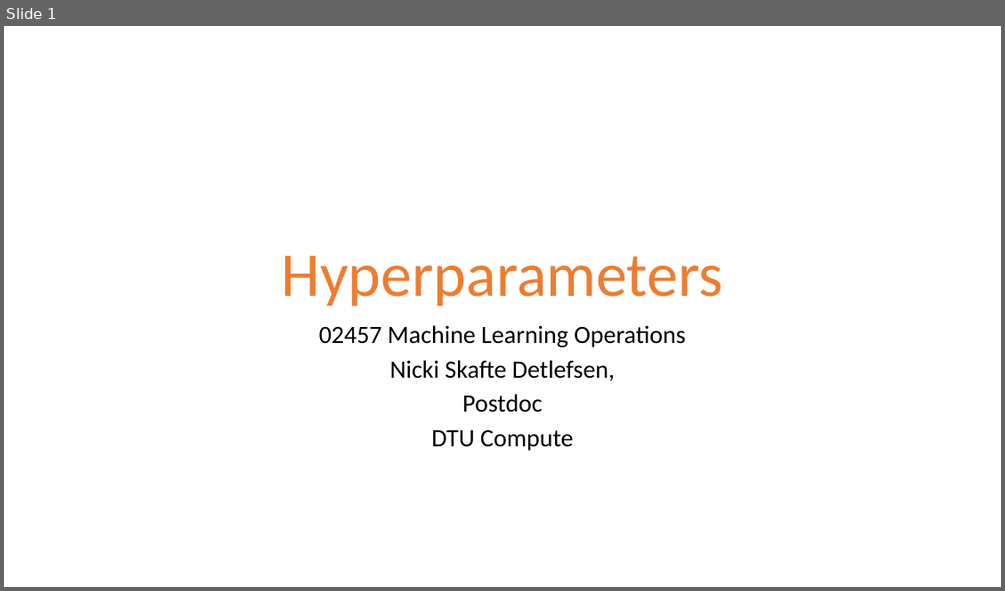
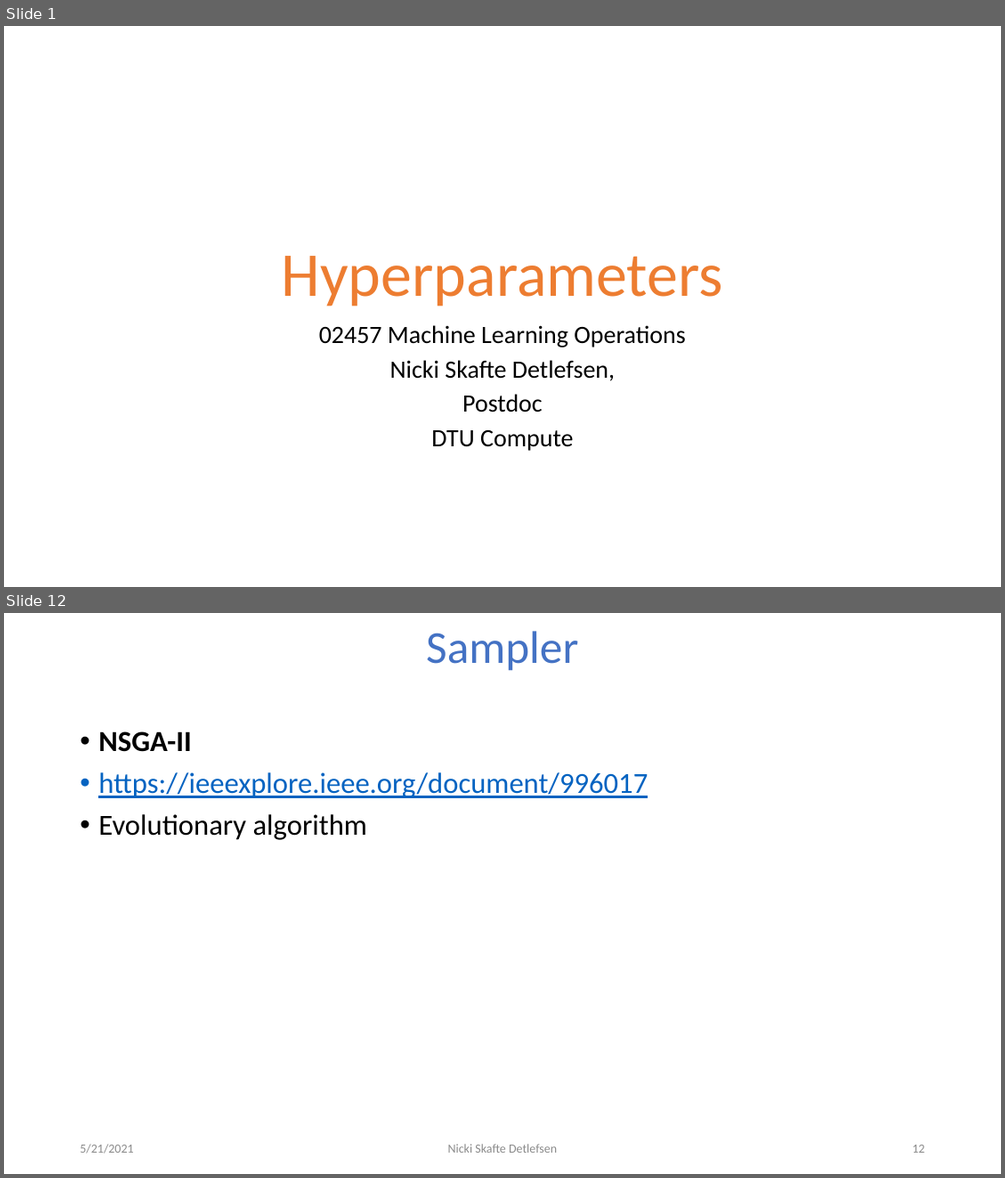
Before and after one commit to DeepEasterbunny/dtu_mlops, a slide deck: 09_crossvalidation_at_scale/Hyperparameters.pptx. Shown one above the other, each under a label of ours: slide 1 before the commit, slides 1 and 12 after it; the slides between them are not shown. The pictures are 1005x591 and 1005x1178 pixels, drawn with LibreOffice and Linux fonts; fonts in the diff are those of the drawing; background and template pictures are left out. Boxes give left, top, right and bottom in pixels: in the first picture for what was removed or moved away, otherwise in the second. Text is boxed around its words. In the diff, an @@ line names an element or a change of style, - is before the commit and + after.

```diff
--- a/09_crossvalidation_at_scale/Hyperparameters.pptx
+++ b/09_crossvalidation_at_scale/Hyperparameters.pptx
@@ slide 12 added at [4, 613, 1001, 1174], background #FFFFFF @@
@@ title added at [426, 631, 578, 671], 44 pt, text #4472C4 @@
+Sampler
@@ text added at [98, 731, 647, 840], 28 pt, text #0563C1, underline @@
+• NSGA-II
+• https://ieeexplore.ieee.org/document/996017
+• Evolutionary algorithm
@@ text added at [80, 1143, 133, 1153], 12 pt, text #8C8C8C @@
+5/21/2021
@@ text added at [448, 1143, 557, 1152], 12 pt, text #8C8C8C @@
+Nicki Skafte Detlefsen
@@ page number added at [912, 1144, 924, 1152], 12 pt, text #8C8C8C @@
+12
```
Also in this commit, not shown: 7 slides changed, 6 other slides added, 2 other files.
